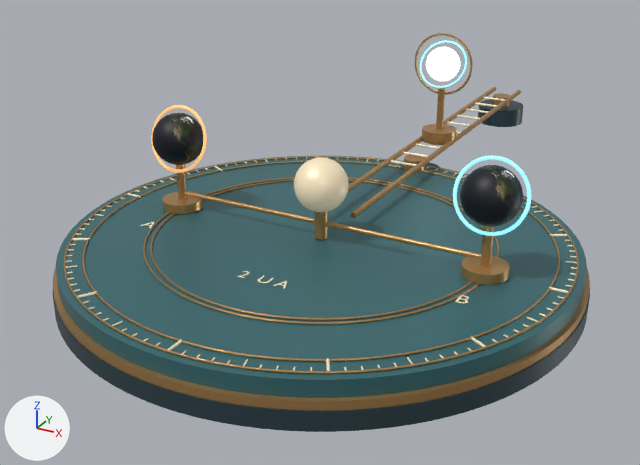
A saved change to the glTF model cosmos-do-zero/public/models/parallax/instrument.glb.
Both versions are drawn from a 50 mm lens placed at (3.43, -7.41, 3.37), pointed at (-0.45, -0.36, -0.16). Every picture has the same lights, and +X, +Y and +Z are marked at lower left. The older version comes first. Where no turn or scale is listed for an object, it has been applied to the vertices. Vertices at exactly the same position are counted once.

The first picture shows 'Antracite', 'Esmalte oceano', 'Laiton satiné', 'Linha A · cobre', 'Linha B · gelo', 'Marfim', 'Target', 'Terra · NASA BMNG'.
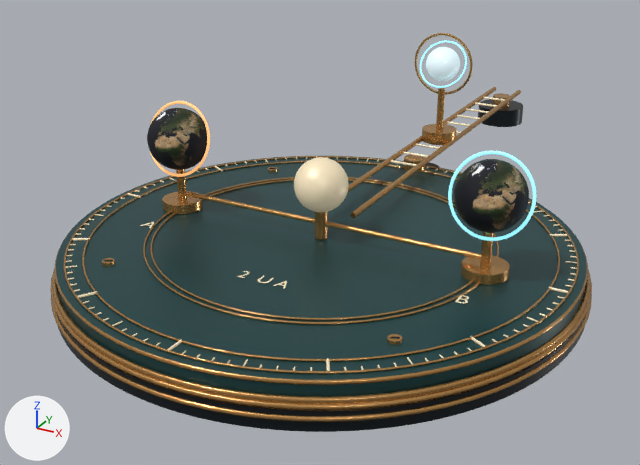
Patch to the scene script:
```diff
--- a/cosmos-do-zero/public/models/parallax/instrument.glb.py
+++ b/cosmos-do-zero/public/models/parallax/instrument.glb.py
@@ mat_esmalte_oceano @@
 mat_esmalte_oceano = principled_material('Esmalte oceano')
-mat_esmalte_oceano.base_color = (0.046, 0.163, 0.182)  # dark cyan #3d7076
+mat_esmalte_oceano.base_color = (0.014, 0.069, 0.073)  # dark cyan #1f4a4c
 mat_esmalte_oceano.metallic = 0.28
@@ mat_alvo___porcelana @@
 mat_alvo___porcelana.roughness = 0.26
-mat_alvo___porcelana.emission_color = (0.78, 0.94, 1.0)  # pale blue #e5f8ff
+mat_alvo___porcelana.emission_color = (0.281, 0.342, 0.361)  # grey #909ea2
 mat_alvo___porcelana.emission_strength = 1.4
@@ mat_latão_acetinado @@
+mat_latão_acetinado = principled_material('Latão acetinado')
+mat_latão_acetinado.base_color = (0.57, 0.31, 0.103)  # orange #c7975a
+mat_latão_acetinado.metallic = 0.8
+mat_latão_acetinado.roughness = 0.27
@@ me_cylinder_001 @@
-me_cylinder_001.from_pydata(...)  # 2500 vertices, 4956 faces; spans x -2.29..2.29, y -2.29..5.16, z -0.05..0.65
+me_cylinder_001.from_pydata(...)  # 4388 vertices, 8716 faces; spans x -2.32..2.32, y -2.32..5.16, z -0.1..0.65
+# me_cylinder_001 part 1: the loose piece of 432 vertices spanning x -2.04..2.04, y -2.04..2.04, z 0.19..0.2 is copied, and the copy is multiplied about its middle by the matrix ((1.133, 0.0, 0.0), (0.0, 1.133, 0.0), (0.0, 0.0, 2.333)), then moved by (0.0, 0.0, -0.28), in mat_latão_acetinado (orange #c7975a); it spans x -2.32..2.32, y -2.32..2.32, z -0.1..-0.06
+# me_cylinder_001 part 2: the loose piece of 432 vertices spanning x -1.54..1.54, y -1.54..1.54, z 0.19..0.2 is copied, and the copy is scaled about its middle by (1.5, 1.5, 2.33), then moved by (0.0, 0.0, -0.19), in mat_latão_acetinado (orange #c7975a); it spans x -2.31..2.31, y -2.31..2.31, z -0.01..0.02
+# me_cylinder_001 part 3: the loose piece of 432 vertices spanning x -1.48..1.48, y -1.48..1.48, z 0.19..0.2 is copied, and the copy is scaled about its middle by (1.55, 1.55, 2.33), then moved by (0.0, 0.0, -0.15), in mat_latão_acetinado (orange #c7975a); it spans x -2.3..2.3, y -2.3..2.3, z 0.03..0.07
+# me_cylinder_001 part 4: the loose piece of 432 vertices spanning x -2.04..2.04, y -2.04..2.04, z 0.19..0.2 is copied, and the copy is multiplied about its middle by the matrix ((1.105, 0.0, 0.0), (0.0, 1.105, 0.0), (0.0, 0.0, 2.333)), then moved by (0.0, 0.0, -0.03), in mat_latão_acetinado (orange #c7975a); it spans x -2.26..2.26, y -2.26..2.26, z 0.15..0.18
+# me_cylinder_001 part 5: a new loose piece, a 20-sided cylinder along z spanning x -1.346..-1.242, y -1.346..-1.242, z 0.183..0.207, in mat_latão_acetinado (orange #c7975a)
+# me_cylinder_001 part 6: a new loose piece, a 20-sided cylinder along z spanning x 1.242..1.346, y -1.346..-1.242, z 0.183..0.207, in mat_latão_acetinado (orange #c7975a)
+# me_cylinder_001 part 7: 4956 faces spanning x -2.29..2.29, y -2.29..5.16, z -0.05..0.65 switch from mat_laiton_satiné (orange #bf955e) to mat_latão_acetinado (orange #c7975a)
+# other edits to the shape of me_cylinder_001 do not show in these pictures
@@ me_sphere @@
 # used by ob_terra___nasa_bmng; location = (-1.5, -1.16, 0.87); rotation_euler = (0.14, 0.24, 0.8), in degrees (8, 14, 46)
-me_sphere.from_pydata(...)  # 964 vertices, 1920 faces; spans x -0.24..2.27, y -2.3..0.24, z -0.24..1.03
+me_sphere.from_pydata(...)  # 2212 vertices, 4416 faces; spans x -0.29..0.69, y -0.29..3.24, z -0.6..0.28
+# me_sphere part 8: the loose piece of 482 vertices spanning x -0.24..0.24, y -0.24..0.24, z -0.24..0.24 is rebuilt with 1106 vertices and now spans x -0.29..0.29, y -0.29..0.29, z -0.28..0.28
+# me_sphere part 9: a new loose piece of 1106 vertices spanning x 0.12..0.69, y 2.67..3.24, z -0.6..-0.03, in mat_terra___nasa_bmng (picture img_cosmos_atlas_parallax_earth)
+# me_sphere part 10: the loose piece of 482 vertices spanning x 1.79..2.27, y -2.3..-1.82, z 0.55..1.03 is deleted
 me_sphere.materials.append(mat_terra___nasa_bmng)
@@ me_torus_004 @@
-me_torus_004.from_pydata(...)  # 432 vertices, 864 faces; spans x -0.311..0.311, y -0.102..0.102, z -0.297..0.297
+me_torus_004.from_pydata(...)  # 432 vertices, 864 faces; spans x -0.349..0.349, y -0.112..0.112, z -0.334..0.334
+# me_torus_004 part 11: 432 of 432 vertices moved; they spanned x -0.311..0.311, y -0.102..0.102, z -0.297..0.297 and now span x -0.349..0.349, y -0.112..0.112, z -0.334..0.334; mean shift (0.0, 0.0, 0.0)
 me_torus_004.materials.append(mat_linha_a___cobre)
@@ me_torus_005 @@
-me_torus_005.from_pydata(...)  # 432 vertices, 864 faces; spans x -0.311..0.311, y -0.102..0.102, z -0.297..0.297
+me_torus_005.from_pydata(...)  # 432 vertices, 864 faces; spans x -0.349..0.349, y -0.112..0.112, z -0.334..0.334
+# me_torus_005 part 12: 432 of 432 vertices moved; they spanned x -0.311..0.311, y -0.102..0.102, z -0.297..0.297 and now span x -0.349..0.349, y -0.112..0.112, z -0.334..0.334; mean shift (0.0, 0.0, 0.0)
 me_torus_005.materials.append(mat_linha_b___gelo)
@@ ob_terra___nasa_bmng @@
 ob_terra___nasa_bmng.location = (-1.5, -1.16, 0.87)
-ob_terra___nasa_bmng.rotation_euler = (0.14, 0.24, 0.8)  # degrees (8, 14, 46)
+ob_terra___nasa_bmng.rotation_euler = (0.14, 0.24, -1.43)  # degrees (8, 14, -82)
```

Where the change shows, as pixel boxes (x1, y1, x2, y2) in the pictures (640 x 465 px):
'Esmalte oceano', recoloured (darker)
    both: (56, 156, 587, 396)
'Laiton satiné', reshaped
    before: (53, 87, 590, 411)
    after: (50, 87, 592, 422)
'Terra · NASA BMNG', reshaped, turned
    before: (152, 113, 523, 227)
    after: (147, 108, 529, 233)
'Target', recoloured
    both: (415, 33, 473, 145)
'Linha B · gelo', reshaped (13% wider, 12% taller)
    before: (453, 156, 531, 236)
    after: (448, 151, 536, 241)
'Linha A · cobre', reshaped (7% wider, 12% taller)
    before: (151, 105, 207, 173)
    after: (150, 101, 210, 177)
part 1 of me_cylinder_001, added
    after: (51, 297, 592, 422)
part 2 of me_cylinder_001, added
    after: (50, 271, 592, 410)
part 3 of me_cylinder_001, added
    after: (52, 269, 590, 402)
part 4 of me_cylinder_001, added
    after: (54, 182, 588, 385)
part 5 of me_cylinder_001, added
    after: (102, 258, 115, 266)
part 6 of me_cylinder_001, added
    after: (387, 334, 402, 344)
part 7 of me_cylinder_001, recoloured
    both: (58, 99, 585, 411)
part 8 of me_sphere, rebuilt (17% wider, 19% taller)
    before: (152, 113, 203, 165)
    after: (147, 108, 207, 170)
part 9 of me_sphere, added
    after: (454, 159, 529, 233)
part 10 of me_sphere, deleted
    before: (460, 165, 523, 227)
